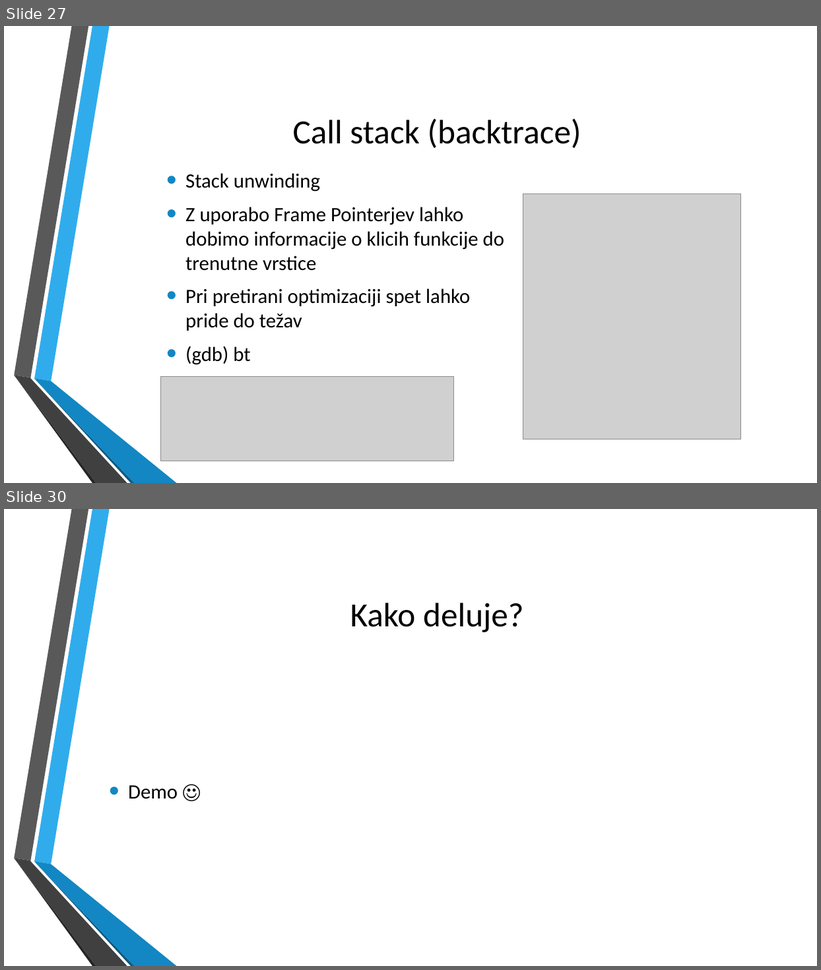
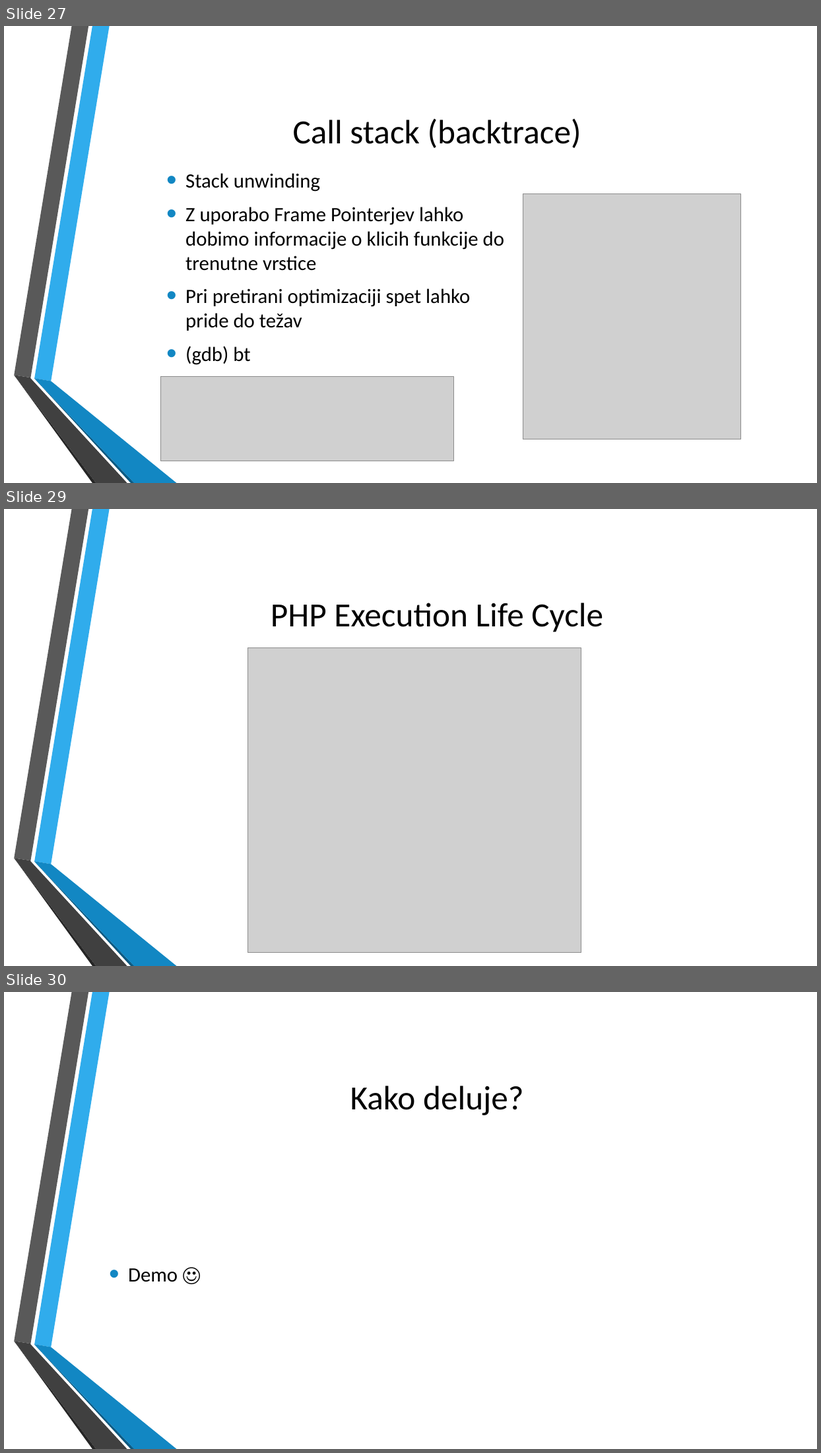
Before and after one commit to jakoberzar/razhroscevalniki, a slide deck: debuggers.pptx. Shown one above the other, each under a label of ours: slides 27 and 30 before the commit, slides 27, 29 and 30 after it; the slides between them are not shown. The pictures are 821x970 and 821x1453 pixels, drawn with LibreOffice and Linux fonts; fonts in the diff are those of the drawing; grey boxes stand for pictures; background and template pictures are left out. Boxes give left, top, right and bottom in pixels: in the first picture for what was removed or moved away, otherwise in the second. Text is boxed around its words. In the diff, an @@ line names an element or a change of style, - is before the commit and + after.

```diff
--- a/debuggers.pptx
+++ b/debuggers.pptx
@@ slide 29 added at (4, 509, 817, 966), background picture (left out); not listed: 6 template elements that a slide beside it also shows @@
@@ title added at (271, 603, 603, 632), 40 pt, text #000000 @@
+PHP Execution Life Cycle
@@ picture added at (248, 648, 581, 953) @@
```
Also in this commit, not shown: 1 slide changed, 1 slide removed, 1 other file.
